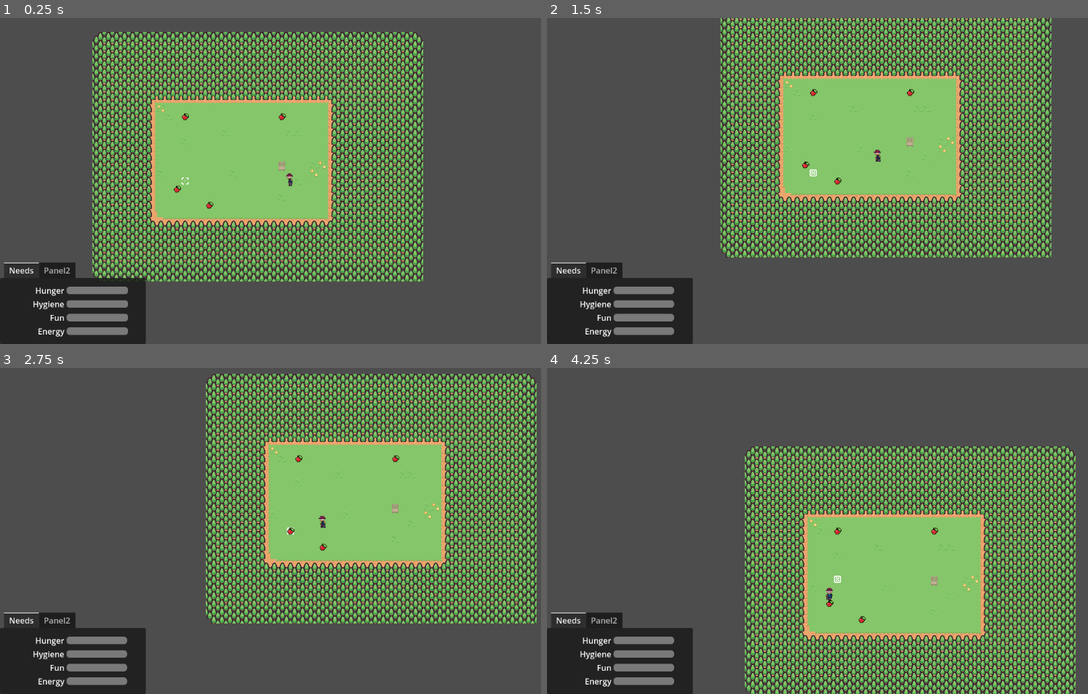
Above: before the commit, frames 1-4 (two rows, left to right).
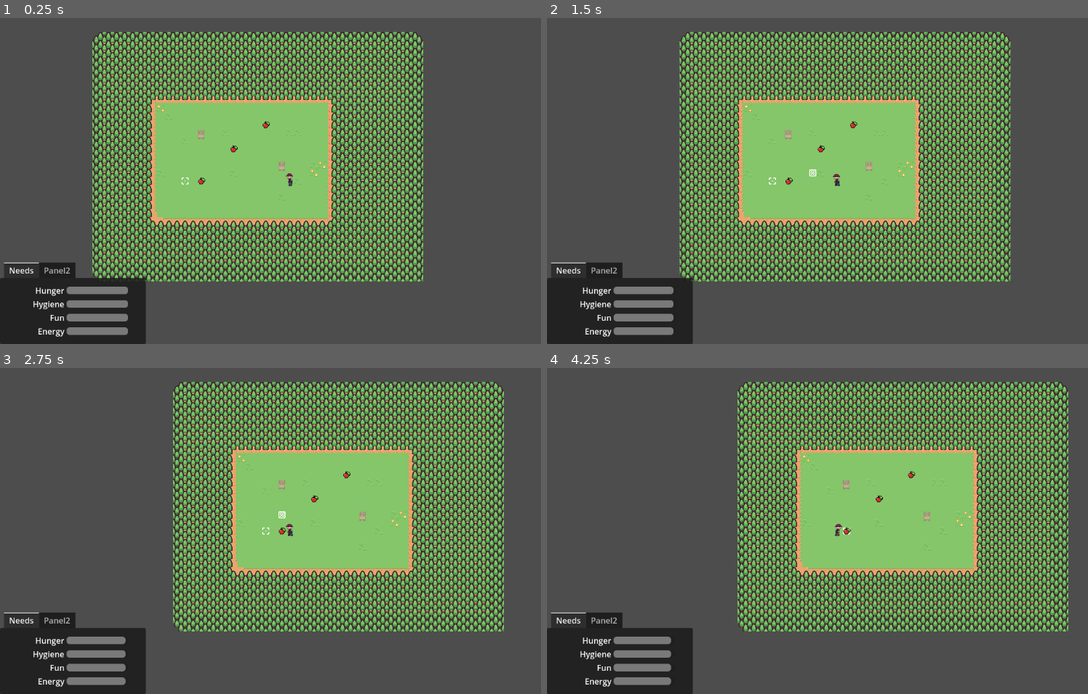
Above: after the commit, the same moments.

Repository: taylor1355/npc-simulation
Game: Godot game, scene res://src/main.tscn
Same seed, same stepped clock (60 frames per second), same inputs: the game is played once before the commit and once after it.
Inputs (mouse positions are in pixels of both pictures, inside the frame that each line leads up to):
- Up to frame 1 (0.25 s): no input
- Up to frame 2 (1.5 s): tap Enter at 0.5 s; drag from (839, 181) to (741, 115) at 0.52 s; drag from (790, 203) to (860, 115) at 1.27 s
- Up to frame 3 (2.75 s): move the mouse to (259, 514) at 2.02 s; press the mouse at (259, 514) at 2.03 s
- Up to frame 4 (4.25 s): release the mouse at (806, 514) at 2.75 s; drag from (941, 459) to (871, 524) at 2.77 s; drag from (741, 531) to (839, 579) at 3.52 s

The runs differ from the first frame. In frame 1, 0.2% of the frame differs, in the area x 32-53%, y 29-59%; in frame 2, 34%; in frame 3, 28%; in frame 4, 43%, in the area x 22-98%, y 4-100%.

Commit message:
Fix how NPCs exit chairs, reduce need update frequency

Diff:
--- a/src/field/gamepieces/controllers/gamepiece_controller.gd
+++ b/src/field/gamepieces/controllers/gamepiece_controller.gd
@@ -266,6 +266,4 @@
 
 # When a gamepiece's blocks_movement changes, update pathfinding
 func _on_blocks_movement_changed() -> void:
-	var gamepiece = get_parent() as Gamepiece
-	print("[GamepieceController] blocks_movement changed to ", gamepiece.blocks_movement, " for cell ", gamepiece.cell)
 	_find_all_blocked_cells()
--- a/src/field/items/apple.tscn
+++ b/src/field/items/apple.tscn
@@ -7,6 +7,7 @@
 [ext_resource type="PackedScene" uid="uid://bvjial8h0p25w" path="res://src/field/items/apple_animation.tscn" id="5_tuvc8"]
 
 [node name="Apple" type="Node2D"]
+y_sort_enabled = true
 script = ExtResource("1_d7fqc")
 gameboard = ExtResource("2_247le")
 blocks_movement = true
--- a/src/field/items/chair.tscn
+++ b/src/field/items/chair.tscn
@@ -7,6 +7,7 @@
 [ext_resource type="Script" path="res://src/field/items/components/sittable_component.gd" id="5_n3bl8"]
 
 [node name="Chair" type="Node2D"]
+y_sort_enabled = true
 script = ExtResource("1_dg1dl")
 gameboard = ExtResource("2_gravy")
 blocks_movement = true
--- a/src/field/items/components/need_modifying_component.gd
+++ b/src/field/items/components/need_modifying_component.gd
@@ -4,8 +4,11 @@
 
 # Dictionary mapping need_id to rate of fulfillment (units per second)
 @export var need_rates: Dictionary = {}
+# Threshold at which accumulated changes are applied
+@export var update_threshold: float = 1.0
 
 var current_npc: NpcController = null
+var accumulated_deltas: Dictionary = {}
 
 var item_controller: ItemController
 
@@ -23,17 +26,25 @@
 func _process(delta_t: float) -> void:
 	if current_npc:
 		for need_id in need_rates.keys():
-			current_npc.update_need(need_id, need_rates[need_id] * delta_t)
+			if not accumulated_deltas.has(need_id):
+				accumulated_deltas[need_id] = 0.0
+			accumulated_deltas[need_id] += need_rates[need_id] * delta_t
+
+			if abs(accumulated_deltas[need_id]) >= update_threshold:
+				current_npc.update_need(need_id, accumulated_deltas[need_id])
+				accumulated_deltas[need_id] = 0.0
 
 
 func _finish_interaction() -> void:
 	current_npc = null
+	accumulated_deltas.clear()
 	interaction_finished.emit(INTERACTION_NAME, {})
 
 
 func _handle_modify_start_request(request: InteractionRequest) -> void:
 	request.accept()
 	current_npc = request.npc_controller
+	accumulated_deltas.clear()
 
 
 func _handle_modify_cancel_request(request: InteractionRequest) -> void:
--- a/src/field/items/components/sittable_component.gd
+++ b/src/field/items/components/sittable_component.gd
@@ -2,9 +2,16 @@
 
 const INTERACTION_NAME: = "sit"
 
+func _get_timestamp_str() -> String:
+	return "%.2f" % Time.get_unix_time_from_system()
+
 var current_npc: NpcController = null
 var item_controller: ItemController
-var need_modifying: NeedModifyingComponent
+var need_modifier: NeedModifyingComponent
+
+# Prevent multiple exits from running at once
+var _is_exiting := false
+
 
 func _ready() -> void:
 	super._ready()
@@ -12,11 +19,11 @@
 	item_controller = get_parent() as ItemController
 
 	# Create the need modifying component for energy regeneration
-	need_modifying = NeedModifyingComponent.new()
-	need_modifying.need_rates = {
+	need_modifier = NeedModifyingComponent.new()
+	need_modifier.need_rates = {
 		"energy": 10.0  # Regenerate energy at 10 units per second
 	}
-	add_child(need_modifying)
+	add_child(need_modifier)
 
 	var interaction = Interaction.new(INTERACTION_NAME, "Sit in this chair.")
 	interactions[interaction.name] = interaction
@@ -40,39 +47,22 @@
 	request.accept()
 	current_npc = request.npc_controller
 
-	print("[SittableComponent] Starting sit interaction")
-	print("[SittableComponent] NPC at ", current_npc._gamepiece.cell, ", Chair at ", chair_cell)
-
-	# Lock NPC movement first to prevent any automatic movement
-	print("[SittableComponent] Locking NPC movement")
+	# Lock NPC movement and prepare chair
 	current_npc.set_movement_locked(true)
-
-	# Disable chair blocking and wait a frame to ensure physics updates
-	print("[SittableComponent] Disabling chair blocking")
 	item_controller._gamepiece.blocks_movement = false
 	await item_controller.get_tree().physics_frame
 
-	# Move NPC to chair's position
-	print("[SittableComponent] Moving NPC to chair position")
+	# Move NPC to chair and set z-index since they're in the same cell
 	current_npc._gamepiece.cell = chair_cell
-
-	# Face NPC in chair's direction
-	print("[SittableComponent] Setting NPC direction to ", item_controller._gamepiece.direction)
 	current_npc._gamepiece.direction = item_controller._gamepiece.direction
-
-	# Ensure NPC appears in front of chair
-	print("[SittableComponent] Setting NPC z_index to appear in front")
 	current_npc._gamepiece.z_index = item_controller._gamepiece.z_index + 1
 
-	# Wait another frame before re-enabling blocking
+	# Re-enable chair blocking
 	await item_controller.get_tree().physics_frame
-	print("[SittableComponent] Re-enabling chair blocking")
 	item_controller._gamepiece.blocks_movement = true
 
-	print("[SittableComponent] Final positions - NPC: ", current_npc._gamepiece.cell, ", Chair: ", chair_cell)
-
 	# Start energy regeneration
-	need_modifying._handle_modify_start_request(request)
+	need_modifier._handle_modify_start_request(request)
 
 
 func _handle_sit_cancel_request(request: InteractionRequest) -> void:
@@ -84,54 +74,52 @@
 
 
 func _finish_interaction() -> void:
-	if current_npc:
-		var chair_cell = item_controller._gamepiece.cell
-		var chair_direction = item_controller._gamepiece.direction
+	if not current_npc or _is_exiting:
+		return
 
-		print("[SittableComponent] Starting exit interaction")
-		print("[SittableComponent] Current positions - NPC: ", current_npc._gamepiece.cell, ", Chair: ", chair_cell)
-		print("[SittableComponent] Chair direction: ", chair_direction)
+	_is_exiting = true
 
-		# Try to find an unblocked adjacent cell
-		var possible_cells = [
-			chair_cell + Vector2i(chair_direction), # In front
-			chair_cell + Vector2i(chair_direction.rotated(-PI/2)), # Left
-			chair_cell + Vector2i(chair_direction.rotated(PI/2)),  # Right
-			chair_cell - Vector2i(chair_direction), # Behind
-		]
+	var chair_cell = item_controller._gamepiece.cell
+	var chair_direction = item_controller._gamepiece.direction
 
-		print("[SittableComponent] Checking possible exit cells:")
-		var exit_cell = null
-		for cell in possible_cells:
-			print("[SittableComponent] Checking cell ", cell)
-			if not current_npc.is_cell_blocked(cell):
-				print("[SittableComponent] Found unblocked cell at ", cell)
-				exit_cell = cell
-				break
-			else:
-				print("[SittableComponent] Cell ", cell, " is blocked")
+	# Keep chair non-blocking during exit
+	item_controller._gamepiece.blocks_movement = false
 
-		# Temporarily disable chair blocking for exit
-		print("[SittableComponent] Disabling chair blocking for exit")
-		item_controller._gamepiece.blocks_movement = false
+	# Find an unblocked adjacent cell
+	var possible_cells = [
+		chair_cell + Vector2i(chair_direction), # In front
+		chair_cell + Vector2i(chair_direction.rotated(-PI/2)), # Left
+		chair_cell + Vector2i(chair_direction.rotated(PI/2)),  # Right
+		chair_cell - Vector2i(chair_direction), # Behind
+	]
 
-		# If we found an unblocked cell, move there
-		if exit_cell:
-			print("[SittableComponent] Moving NPC to exit cell ", exit_cell)
-			current_npc._gamepiece.cell = exit_cell
-		else:
-			print("[SittableComponent] No unblocked exit cells found, NPC staying at ", current_npc._gamepiece.cell)
+	# Try to move NPC to an unblocked cell
+	for cell in possible_cells:
+		if not current_npc.is_cell_blocked(cell):
+			current_npc._gamepiece.cell = cell
+			# Clear z_index since we're no longer sharing a cell with the chair
+			current_npc._gamepiece.z_index = 0
+			break
 
-		# Re-enable chair blocking
-		print("[SittableComponent] Re-enabling chair blocking")
-		item_controller._gamepiece.blocks_movement = true
+	# Re-enable chair blocking after NPC has moved
+	item_controller._gamepiece.blocks_movement = true
 
-		# Reset NPC z_index and unlock movement
-		print("[SittableComponent] Resetting NPC z_index")
-		current_npc._gamepiece.z_index = 0
-		print("[SittableComponent] Unlocking NPC movement")
-		current_npc.set_movement_locked(false)
+	# Clean up
+	need_modifier._finish_interaction()
 
-		need_modifying._finish_interaction()
-		current_npc = null
-		interaction_finished.emit(INTERACTION_NAME, {})
+	# Store reference before nulling
+	var npc = current_npc
+
+	# Clear references
+	current_npc = null
+	_is_exiting = false
+
+	# Defer movement unlock and interaction finish to let NPC settle
+	call_deferred("_complete_exit", npc)
+
+
+func _complete_exit(npc: NpcController) -> void:
+	if is_instance_valid(npc):
+		npc.set_movement_locked(false)
+
+	interaction_finished.emit(INTERACTION_NAME, {})
--- a/src/field/npcs/npc_controller.gd
+++ b/src/field/npcs/npc_controller.gd
@@ -35,6 +35,10 @@
 	WANDERING
 }
 
+# Idle timing (seconds)
+const MOVEMENT_COOLDOWN = 0.75  # How long to idle after movement is unlocked
+var idle_timer: float = 0.0  # Time left to idle
+
 var current_state: NPCState = NPCState.IDLE
 var current_interaction: Interaction = null
 
@@ -72,9 +76,15 @@
 
 
 func _process(delta: float) -> void:
-	# TODO: accumulate delta and only update needs when it reaches a certain threshold
+	# Update needs
 	for need_id in NEED_IDS:
 		update_need(need_id, -decay_rate * delta)
+
+	# Handle idle timer if we're idling
+	if current_state == NPCState.IDLE and idle_timer > 0:
+		idle_timer -= delta
+		if idle_timer <= 0:
+			decide_behavior()
 
 
 func set_is_paused(paused: bool) -> void:
@@ -88,7 +98,7 @@
 #############
 func update_need(need_id: String, delta: float) -> void:
 	if not needs.has(need_id):
-		print("NpcAi: need_id not found: ", need_id)
+		print("need_id not found: ", need_id)
 		return
 
 	var old_value = needs[need_id]
@@ -100,7 +110,6 @@
 	if need_id == "energy":
 		if (old_value < MAX_NEED_VALUE and needs[need_id] >= MAX_NEED_VALUE) or \
 		   (old_value > 0 and needs[need_id] <= 0):
-			print("[NpcController] Energy threshold reached, deciding behavior")
 			decide_behavior()
 
 
@@ -125,14 +134,14 @@
 	else:
 		destination = new_destination as Vector2i
 
-	print("Set new destination (", destination, "). Blocked? ", is_cell_blocked(destination))
-
 	FieldEvents.gamepiece_path_set.emit.call_deferred(_gamepiece, destination)
 	travel_to_cell(destination, true)
 
 
 func set_movement_locked(locked: bool) -> void:
-	print("[NpcController] Setting movement_locked to ", locked)
+	if movement_locked and not locked:
+		current_state = NPCState.IDLE
+		idle_timer = MOVEMENT_COOLDOWN
 	movement_locked = locked
 
 
@@ -140,83 +149,77 @@
 ### Placeholder AI ###
 ######################
 func decide_behavior() -> void:
-	print("\n[NpcController] Deciding behavior")
-	print("[NpcController] Current state: ", current_state)
-	print("[NpcController] Movement locked: ", movement_locked)
-	print("[NpcController] Current interaction: ", current_interaction.name if current_interaction else "none")
-	print("[NpcController] Energy level: ", needs["energy"], "/", MAX_NEED_VALUE)
-
-	# If movement is locked, we can only be in INTERACTING state
-	if movement_locked and current_state != NPCState.INTERACTING:
-		print("[NpcController] Movement locked, forcing IDLE state")
-		current_state = NPCState.IDLE
-		return
-
-	# If currently interacting, check if we should stop
+	# First check if we need to stop sitting, regardless of movement lock
+	if current_interaction and current_interaction.name == "sit" and needs["energy"] >= MAX_NEED_VALUE:
+		var cancel_request = current_interaction.create_cancel_request(self)
+		current_interaction.cancel_request.emit(cancel_request)
+		return
+
+	# Then check movement lock and idle timer
+	if movement_locked or (current_state == NPCState.IDLE and idle_timer > 0):
+		return
+
+	# If currently interacting, continue interaction
 	if current_interaction:
 		current_state = NPCState.INTERACTING
-		# Stop sitting if energy is full
-		if current_interaction.name == "sit" and needs["energy"] >= MAX_NEED_VALUE:
-			print("[NpcController] Energy full, stopping sit interaction")
-			var cancel_request = current_interaction.create_cancel_request(self)
-			current_interaction.cancel_request.emit(cancel_request)
-		return
-
+		return
+
+	# Check visible items
 	var seen_items: Array = _vision_manager.get_items_by_distance()
 	if seen_items.is_empty():
-		print("[NpcController] No items visible, wandering")
 		current_state = NPCState.WANDERING
 		set_new_destination()
 		return
 
-	var closest_item = seen_items[0]
-	var closest_distance = _gamepiece.cell.distance_to(closest_item._gamepiece.cell)
-	print("[NpcController] Closest item at distance: ", closest_distance)
-
-	# If next to an item with interactions, interact with it
-	if closest_distance <= 1 and closest_item.interactions:
-		# Always check for sit interaction first when energy is not full
+	# Try to interact with each visible item
+	for item in seen_items:
+		if not item.interactions or item.current_interaction:
+			continue
+
+		# Skip chairs if energy is high
+		if item.interactions.has("sit") and needs["energy"] >= 0.5 * MAX_NEED_VALUE:
+			continue
+
+		var distance = _gamepiece.cell.distance_to(item._gamepiece.cell)
+		if distance > 1:
+			current_state = NPCState.MOVING_TO_ITEM
+			set_new_destination(item._gamepiece.cell)
+			return
+
+		# Choose interaction
 		var interaction = null
-		if needs["energy"] < 0.5 * MAX_NEED_VALUE and closest_item.interactions.has("sit"):
-			print("[NpcController] Energy not full, choosing sit interaction")
-			interaction = closest_item.interactions["sit"]
+		if needs["energy"] < 0.5 * MAX_NEED_VALUE and item.interactions.has("sit"):
+			interaction = item.interactions["sit"]
 		else:
-			print("[NpcController] Energy full or no sit interaction available")
-			interaction = closest_item.interactions.values()[0]
-
+			interaction = item.interactions.values()[0]
+
+		# Request interaction
 		var interaction_request = interaction.create_start_request(self)
 		interaction_request.accepted.connect(
 			func():
 				current_interaction = interaction
-				closest_item.interaction_finished.connect(_on_interaction_finished)
+				item.interaction_finished.connect(_on_interaction_finished)
 				current_state = NPCState.INTERACTING
 		)
 		interaction_request.rejected.connect(
 			func(_reason):
 				current_interaction = null
-				current_state = NPCState.WANDERING
-				set_new_destination()
-		)
-		closest_item.request_interaction.call_deferred(interaction_request)
-	# Otherwise move to closest available item
-	else:
-		for item in seen_items:
-			if not item.current_interaction:
-				current_state = NPCState.MOVING_TO_ITEM
-				set_new_destination(item._gamepiece.cell)
-				return
-
-		current_state = NPCState.WANDERING
-		set_new_destination()
+		)
+		item.request_interaction.call_deferred(interaction_request)
+		return
+
+	# No suitable items found
+	current_state = NPCState.WANDERING
+	set_new_destination()
 
 
 ################
 ### Handlers ###
 ################
-func _on_interaction_finished(_interaction_name: String, npc: NpcController, payload: Dictionary) -> void:
+func _on_interaction_finished(_interaction_name: String, npc: NpcController, _payload: Dictionary) -> void:
 	if npc == self:
 		current_interaction = null
-	decide_behavior()
+		decide_behavior()
 
 
 func _on_gamepiece_arrived() -> void:
--- a/src/main.tscn
+++ b/src/main.tscn
@@ -187,29 +187,32 @@
 gameboard = ExtResource("2_l26x2")
 
 [node name="Entities" type="Node2D" parent="Field"]
+y_sort_enabled = true
 
 [node name="Npcs" type="Node2D" parent="Field/Entities"]
+y_sort_enabled = true
 
 [node name="Npc" parent="Field/Entities/Npcs" instance=ExtResource("9_mkw52")]
 position = Vector2(279, 152)
 gameboard = ExtResource("2_l26x2")
 
 [node name="Items" type="Node2D" parent="Field/Entities"]
-
-[node name="Apple" parent="Field/Entities/Items" instance=ExtResource("8_ybr5o")]
-position = Vector2(108, 198)
-
-[node name="Apple2" parent="Field/Entities/Items" instance=ExtResource("8_ybr5o")]
-position = Vector2(35, 173)
-
-[node name="Apple3" parent="Field/Entities/Items" instance=ExtResource("8_ybr5o")]
-position = Vector2(254, 20)
-
-[node name="Apple4" parent="Field/Entities/Items" instance=ExtResource("8_ybr5o")]
-position = Vector2(48, 28)
+y_sort_enabled = true
 
 [node name="Chair" parent="Field/Entities/Items" instance=ExtResource("9_u1dha")]
 position = Vector2(240, 122)
+
+[node name="Chair2" parent="Field/Entities/Items" instance=ExtResource("9_u1dha")]
+position = Vector2(94, 58)
+
+[node name="Apple" parent="Field/Entities/Items" instance=ExtResource("11_f7mo0")]
+position = Vector2(93, 150)
+
+[node name="Apple2" parent="Field/Entities/Items" instance=ExtResource("11_f7mo0")]
+position = Vector2(222, 32)
+
+[node name="Apple3" parent="Field/Entities/Items" instance=ExtResource("11_f7mo0")]
+position = Vector2(158, 93)
 
 [node name="MapBoundaries" type="Node2D" parent="."]
 visible = false
Not shown: 1 places in src/main.tscn that only renumber resources
